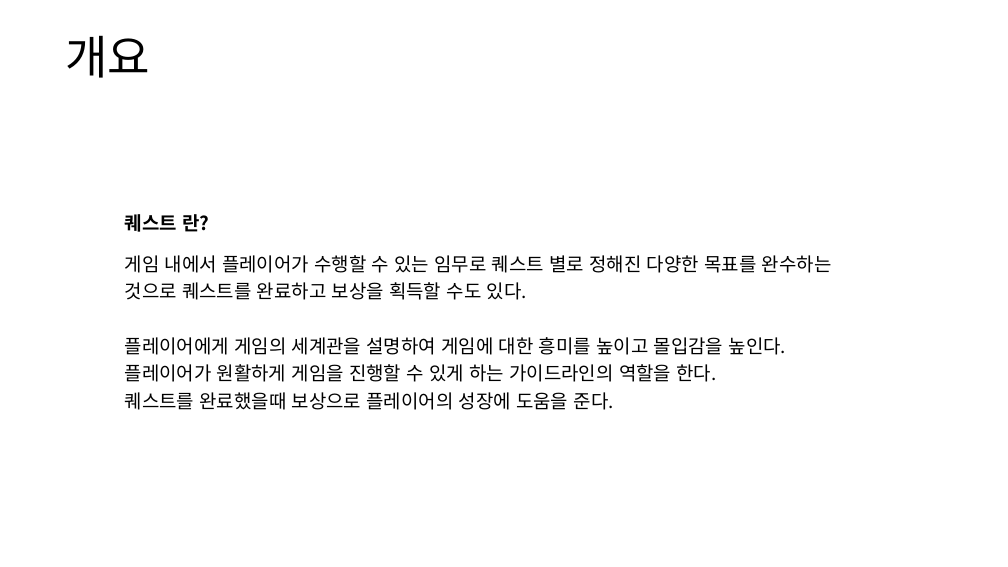
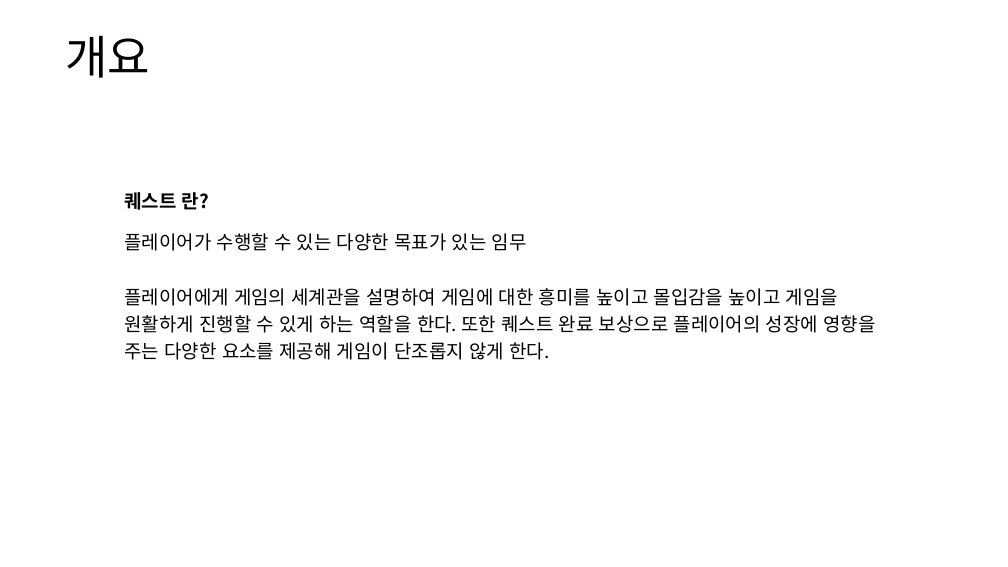
Before and after one commit to yjk0401/unityenginebasic_9th, a slide deck: slide 3 of 기획/방랑엽사전/퀘스트 시스템 기획서.pptx. Drawn at 1008x567 pixels with LibreOffice and Linux fonts; fonts in the diff are those of the drawing. Boxes give left, top, right and bottom in pixels: in the first picture for what was removed or moved away, otherwise in the second. Text is boxed around its words. In the diff, an @@ line names an element or a change of style, - is before the commit and + after.

```diff
--- a/기획/방랑엽사전/퀘스트 시스템 기획서.pptx
+++ b/기획/방랑엽사전/퀘스트 시스템 기획서.pptx
@@ table at [117, 183, 891, 384] @@
-row 2, column 1: 게임 내에서 플레이어가 수행할 수 있는 임무로 퀘스트 별로 정해진 다양한 목표를 완수하는 것으로 퀘스트를 완료하고 보상을 획득할 수도 있다. / 플레이어에게 게임의 세계관을 설명하여 게임에 대한 흥미를 높이고 몰입감을 높인다. / 플레이어가 원활하게 게임을 진행할 수 있게 하는 가이드라인의 역할을 한다. / 퀘스트를 완료했을때 보상으로 플레이어의 성장에 도움을 준다.
+row 2, column 1: 플레이어가 수행할 수 있는 다양한 목표가 있는 임무 / 플레이어에게 게임의 세계관을 설명하여 게임에 대한 흥미를 높이고 몰입감을 높이고 게임을 원활하게 진행할 수 있게 하는 역할을 한다. 또한 퀘스트 완료 보상으로 플레이어의 성장에 영향을 주는 다양한 요소를 제공해 게임이 단조롭지 않게 한다.
@@ table: place and size @@
-table at [117, 205, 891, 414]
+table at [117, 183, 891, 384]
```
Also in this commit, not shown: 1 other slide changed, 2 slides added, 14 other files.
